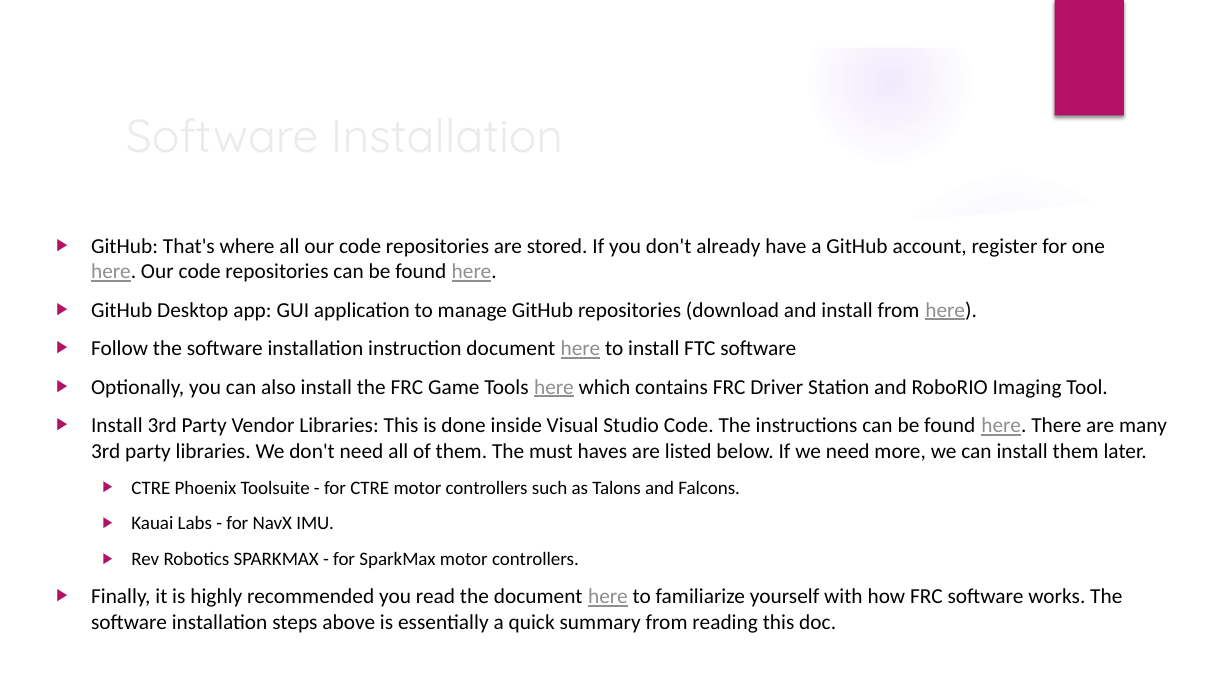
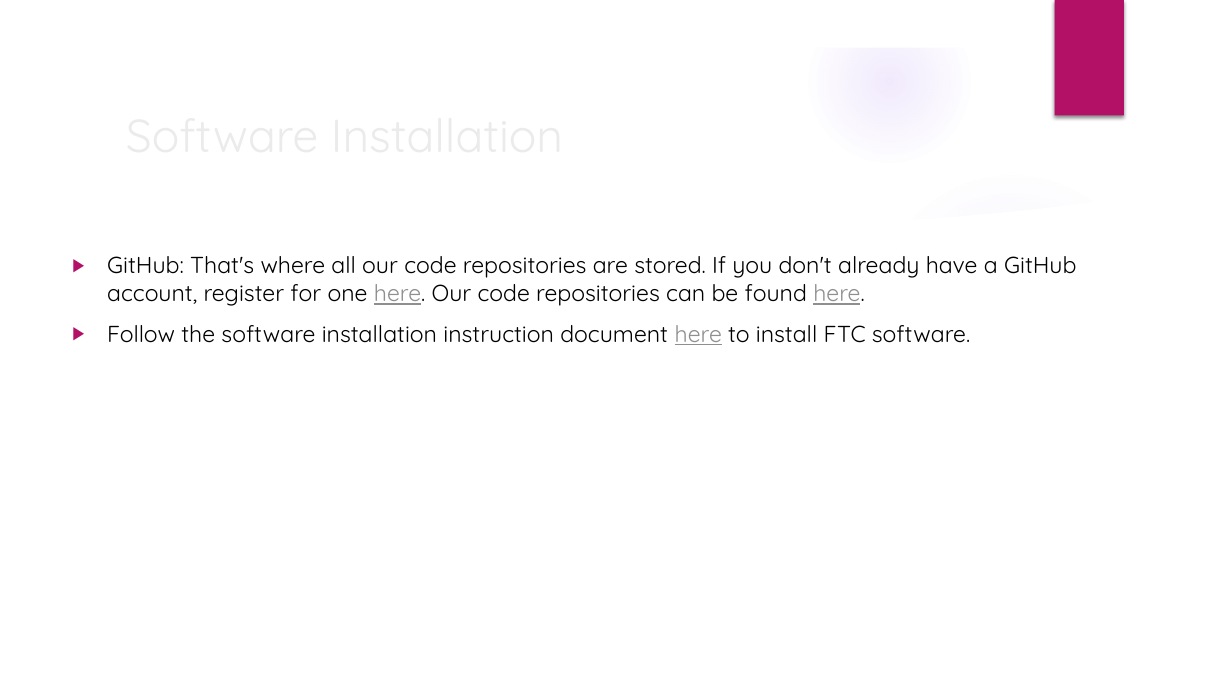
Before and after one commit to trc492/FrcProgrammingClass, a slide deck: slide 4 of FtcLessons/1-IntroTRCFramework.pptx. Drawn at 1232x693 pixels with LibreOffice and Linux fonts; fonts in the diff are those of the drawing; background and template pictures are left out. Boxes give left, top, right and bottom in pixels: in the first picture for what was removed or moved away, otherwise in the second. Text is boxed around its words. In the diff, an @@ line names an element or a change of style, - is before the commit and + after.

```diff
--- a/FtcLessons/1-IntroTRCFramework.pptx
+++ b/FtcLessons/1-IntroTRCFramework.pptx
@@ text "GitHub: That's where all our ...": place and size @@
-text "GitHub: That's where all our ..." at bbox=[91, 238, 1167, 633]
+text "GitHub: That's where all our ..." at bbox=[107, 256, 1076, 345]
@@ text at bbox=[107, 256, 1076, 306]: size 16.6 to 18 pt, font Calibri to Quicksand in "GitHub: That's where all our code repositories ..." @@
@@ text at bbox=[107, 325, 970, 345]: text changed; size 16.6 to 18 pt; font Calibri to Quicksand @@
-▶ GitHub Desktop app: GUI application to manage GitHub repositories (download and install from here).
-▶ Follow the software installation instruction document here to install FTC software
-▶ Optionally, you can also install the FRC Game Tools here which contains FRC Driver Station and RoboRIO Imaging Tool.
-▶ Install 3rd Party Vendor Libraries: This is done inside Visual Studio Code. The instructions can be found here. There are many 3rd party libraries. We don't need all of them. The must haves are listed below. If we need more, we can install them later.
-  ▶ CTRE Phoenix Toolsuite - for CTRE motor controllers such as Talons and Falcons.
-  ▶ Kauai Labs - for NavX IMU.
-  ▶ Rev Robotics SPARKMAX - for SparkMax motor controllers.
-▶ Finally, it is highly recommended you read the document here to familiarize yourself with how FRC software works. The software installation steps above is essentially a quick summary from reading this doc.
+▶ Follow the software installation instruction document here to install FTC software.
```
Also in this commit, not shown: 8 other slides changed, 3 slides added, 2 slides removed, 10 other files.
